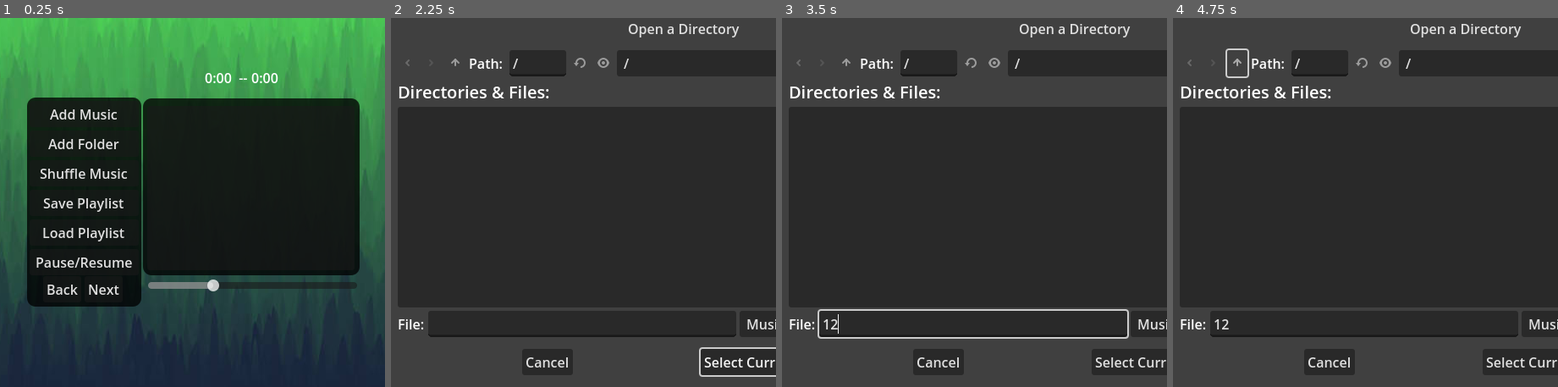
Above: before the commit, frames 1-4 (left to right).
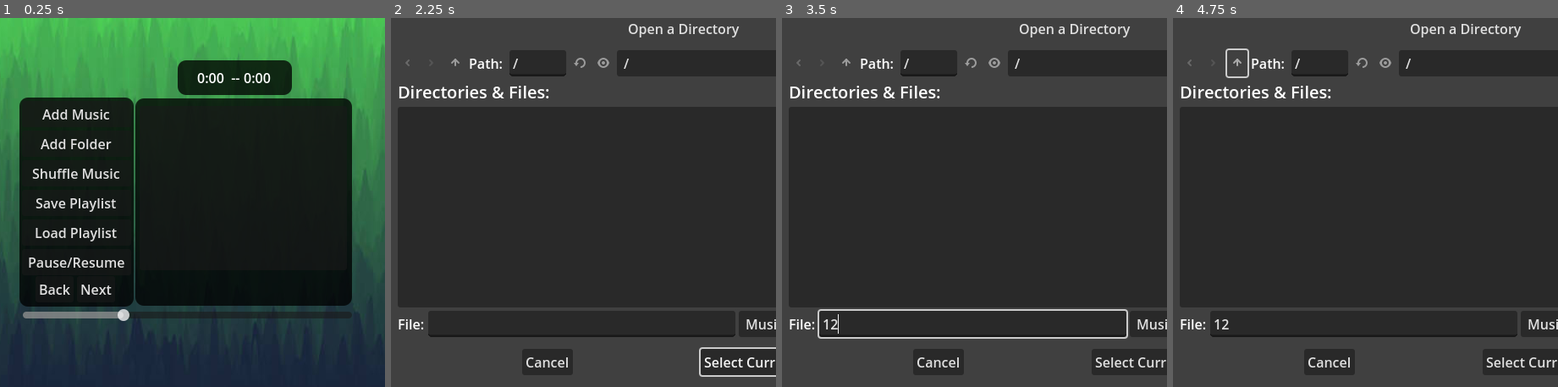
Above: after the commit, the same moments.

Repository: KindaWrks/Music-Player
Game: Godot game, scene res://MusicNode.tscn
Same seed, same stepped clock (60 frames per second), same inputs: the game is played once before the commit and once after it.
Inputs (mouse positions are in pixels of both pictures, inside the frame that each line leads up to):
- Up to frame 1 (0.25 s): no input
- Up to frame 2 (2.25 s): click "Next" at 0.5 s; click "Next" at 1.25 s; click "Add Folder" at 2 s
- Up to frame 3 (3.5 s): click (974, 324) at 2.77 s; type "12" at 2.85 s
- Up to frame 4 (4.75 s): click (1238, 62) at 3.5 s; click (1238, 62) at 4.25 s

The runs differ from the first frame. In frame 1, 13% of the frame differs, in the area x 5-94%, y 11-83%; in frame 2, 0.1%; in frame 3, 0.2%; in frame 4, 0.1%.
Error in both runs: Invalid access of index '0' on a base object of type: 'Array'. (res://MusicNode.gd:95)

Commit message:
expand volume slider, rounded panel for timer

Diff:
--- a/MusicNode.tscn
+++ b/MusicNode.tscn
@@ -60,32 +60,39 @@
 [node name="AudioStreamPlayer" type="AudioStreamPlayer" parent="."]
 
 [node name="PanelListBG" type="Panel" parent="."]
-offset_left = 288.0
+offset_left = 279.0
 offset_top = 95.0
-offset_right = 544.0
-offset_bottom = 304.0
+offset_right = 535.0
+offset_bottom = 340.0
 theme_override_styles/panel = SubResource("StyleBoxFlat_h1pr3")
 
 [node name="PanelButtonBG" type="Panel" parent="."]
-offset_left = 151.0
+offset_left = 142.0
 offset_top = 94.0
-offset_right = 286.0
+offset_right = 277.0
 offset_bottom = 341.0
 theme_override_styles/panel = SubResource("StyleBoxFlat_h1pr3")
 
+[node name="PanelTimerBG" type="Panel" parent="."]
+offset_left = 329.0
+offset_top = 50.0
+offset_right = 464.0
+offset_bottom = 91.0
+theme_override_styles/panel = SubResource("StyleBoxFlat_h1pr3")
+
 [node name="HSlider" type="HSlider" parent="."]
-offset_left = 294.0
-offset_top = 289.0
-offset_right = 541.0
-offset_bottom = 343.0
+offset_left = 146.0
+offset_top = 231.0
+offset_right = 535.0
+offset_bottom = 471.0
 max_value = 1.0
 step = 0.01
 value = 0.3
 
 [node name="song_list" type="ItemList" parent="."]
-offset_left = 293.0
+offset_left = 284.0
 offset_top = 104.0
-offset_right = 538.0
+offset_right = 529.0
 offset_bottom = 298.0
 theme_override_colors/font_color = Color(0, 0.611765, 0, 1)
 theme_override_colors/font_hovered_color = Color(0, 1, 0, 1)
@@ -96,9 +103,9 @@
 theme_override_styles/selected_focus = SubResource("StyleBoxEmpty_aseyp")
 
 [node name="HBoxContainer" type="HBoxContainer" parent="."]
-offset_left = 361.0
+offset_left = 352.0
 offset_top = 51.0
-offset_right = 448.0
+offset_right = 439.0
 offset_bottom = 91.0
 
 [node name="MusicTimeLabel" type="Label" parent="HBoxContainer"]
@@ -114,9 +121,9 @@
 text = "0:00"
 
 [node name="VBoxContainer" type="VBoxContainer" parent="."]
-offset_left = 154.0
+offset_left = 145.0
 offset_top = 98.0
-offset_right = 283.0
+offset_right = 274.0
 offset_bottom = 304.0
 
 [node name="ButtonShow" type="Button" parent="VBoxContainer"]
@@ -150,9 +157,9 @@
 text = "Pause/Resume"
 
 [node name="HBoxContainer2" type="HBoxContainer" parent="."]
-offset_left = 170.0
+offset_left = 161.0
 offset_top = 305.0
-offset_right = 294.0
+offset_right = 285.0
 offset_bottom = 336.0
 
 [node name="ButtonPrevious" type="Button" parent="HBoxContainer2"]
